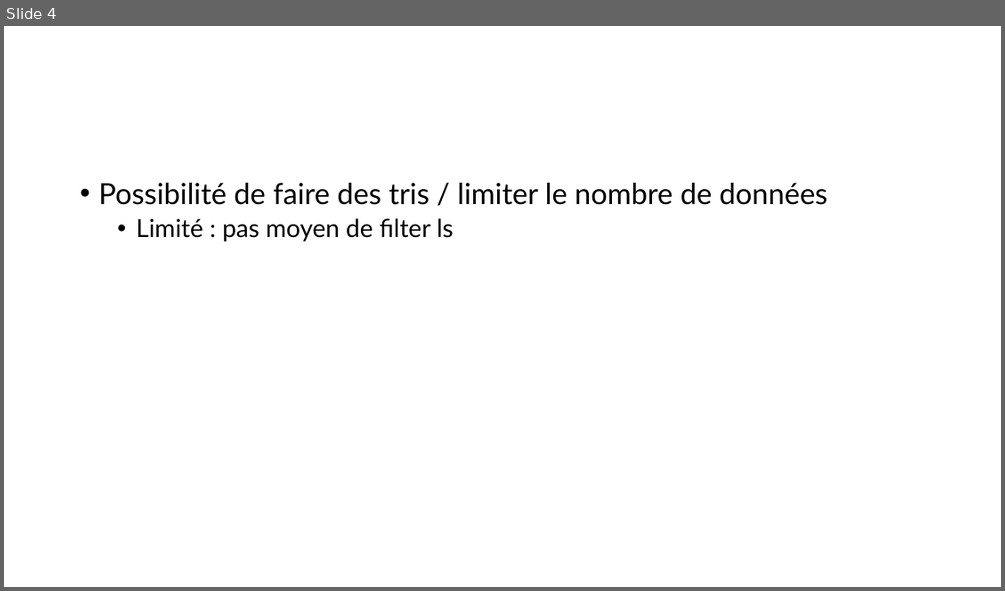
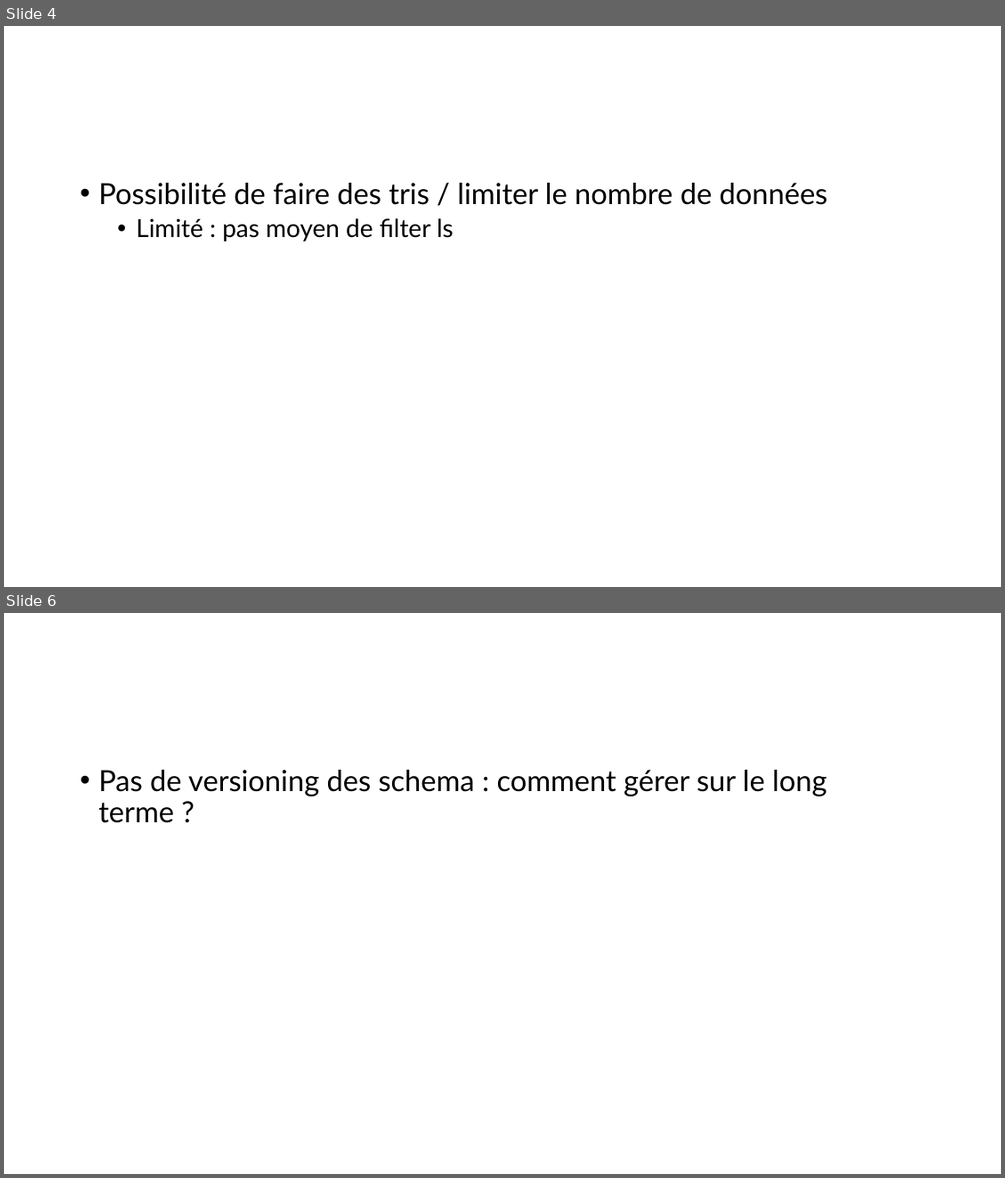
Before and after one commit to bchollet/DMA-LABOS, a slide deck: 5_Project/Présentation.pptx. Shown one above the other, each under a label of ours: slide 4 before the commit, slides 4 and 6 after it; the slides between them are not shown. The pictures are 1005x591 and 1005x1178 pixels, drawn with LibreOffice and Linux fonts; fonts in the diff are those of the drawing. Boxes give left, top, right and bottom in pixels: in the first picture for what was removed or moved away, otherwise in the second. Text is boxed around its words. In the diff, an @@ line names an element or a change of style, - is before the commit and + after.

```diff
--- a/5_Project/Présentation.pptx
+++ b/5_Project/Présentation.pptx
@@ slide 6 added at (x1=4, y1=613, x2=1001, y2=1174), background #FFFFFF @@
@@ text added at (x1=98, y1=770, x2=826, y2=823), 28 pt, text #000000 @@
+• Pas de versioning des schema : comment gérer sur le long terme ?
```
Also in this commit, not shown: 1 other slide added, 8 other files.
